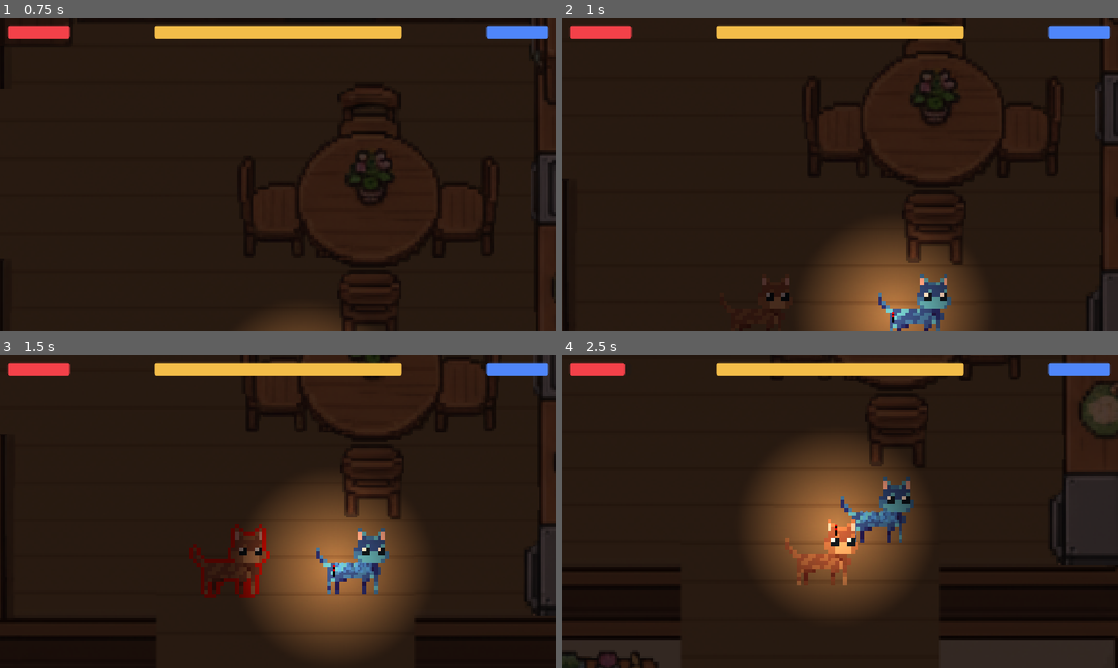
Above: before the commit, frames 1-4 (two rows, left to right).
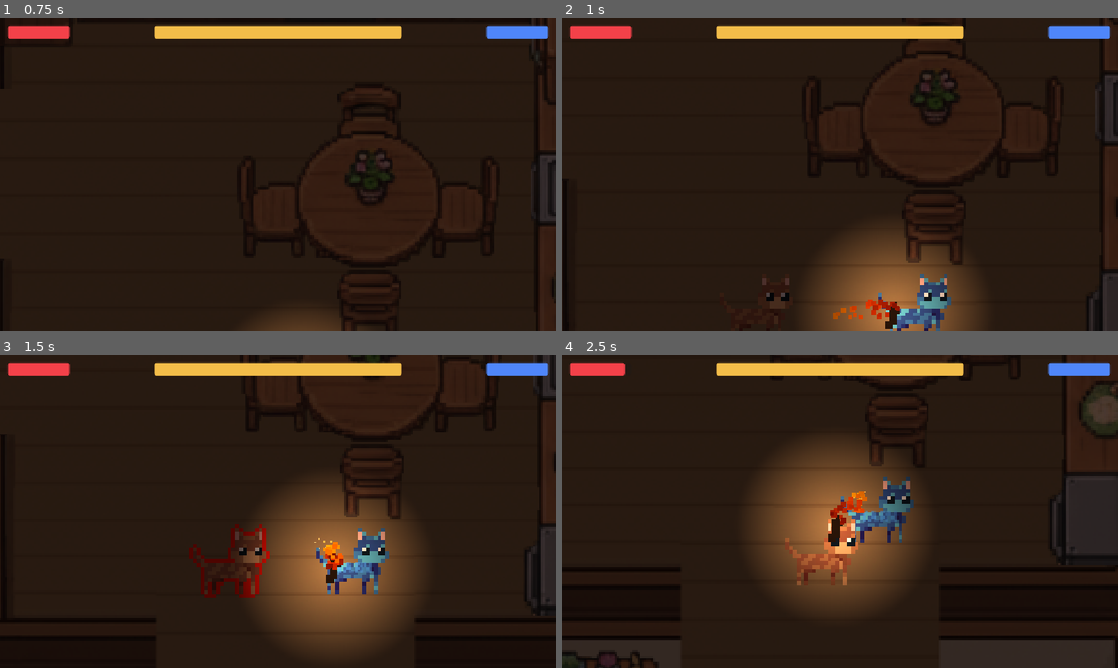
Above: after the commit, the same moments.

Repository: anqilique/GDGJam2-2025
Game: Godot game, scene res://Scenes/start_menu.tscn
Same seed, same stepped clock (60 frames per second), same inputs: the game is played once before the commit and once after it. The engine's default icon, where the game draws it, is replaced by a stand-in: a white triangle on a blue panel in a dark square.
Inputs (mouse positions are in pixels of both pictures, inside the frame that each line leads up to):
- Up to frame 1 (0.75 s): click "PLAY" at 0.5 s
- Up to frame 2 (1 s): no input
- Up to frame 3 (1.5 s): move the mouse to (400, 495) at 1.27 s; hold D (fire_cat_move_right) from 1.28 s (still down); click (400, 495) at 1.35 s
- Up to frame 4 (2.5 s): move the mouse to (728, 527) at 2.02 s; release D (fire_cat_move_right) at 2.03 s; hold S (fire_cat_move_down) from 2.03 s (still down); tap Space (yarn_cat_pass_torch) at 2.1 s

Frame 1 is identical in both runs. In frame 2, 0.4% of the frame differs, in the area x 48-61%, y 90-100%; in frame 3, 0.3%; in frame 4, 0.4%, in the area x 47-55%, y 43-60%.

Commit message:
Create Particle System Torch Flames

Diff:
--- a/Scenes/Torch.tscn
+++ b/Scenes/Torch.tscn
@@ -1,13 +1,11 @@
-[gd_scene load_steps=7 format=3 uid="uid://bm0xq7m4hiuve"]
+[gd_scene load_steps=9 format=3 uid="uid://bm0xq7m4hiuve"]
 
 [ext_resource type="Script" uid="uid://g002v8s0fgno" path="res://Scripts/Torch.gd" id="1_wced7"]
+[ext_resource type="Texture2D" uid="uid://bwtdoq30t1b87" path="res://Assets/Art/stick.png" id="2_h1t0l"]
 
 [sub_resource type="CapsuleShape2D" id="CapsuleShape2D_36sry"]
 radius = 1.0
 height = 8.0
-
-[sub_resource type="PlaceholderTexture2D" id="PlaceholderTexture2D_36sry"]
-size = Vector2(1, 6)
 
 [sub_resource type="Gradient" id="Gradient_36sry"]
 offsets = PackedFloat32Array(0, 0.88, 1)
@@ -20,8 +18,16 @@
 fill_to = Vector2(0.21028037, 0.74766356)
 
 [sub_resource type="CapsuleShape2D" id="CapsuleShape2D_wced7"]
-radius = 1.0
-height = 8.0
+radius = 2.0
+height = 14.0
+
+[sub_resource type="Curve" id="Curve_h1t0l"]
+_data = [Vector2(0, 0.9887641), 0.0, 0.0, 0, 0, Vector2(0.69767445, 0.9662922), 0.0, 0.0, 0, 0, Vector2(1, 0.19101131), 0.0, 0.0, 0, 0]
+point_count = 3
+
+[sub_resource type="Gradient" id="Gradient_beu3c"]
+offsets = PackedFloat32Array(0, 0.39726028, 0.8150685, 1)
+colors = PackedColorArray(0.34901962, 0.043137256, 0, 1, 0.7282584, 0.20369089, 0, 1, 0.8862745, 0.627451, 0, 1, 1, 1, 1, 0.8901961)
 
 [node name="Torch" type="CharacterBody2D" groups=["Torch"]]
 collision_layer = 0
@@ -34,9 +40,10 @@
 [node name="CollisionShape2D" type="CollisionShape2D" parent="Area2D"]
 shape = SubResource("CapsuleShape2D_36sry")
 
-[node name="Sprite2D" type="Sprite2D" parent="."]
-self_modulate = Color(0.983333, 1, 0, 1)
-texture = SubResource("PlaceholderTexture2D_36sry")
+[node name="Stick" type="Sprite2D" parent="."]
+modulate = Color(0.36282945, 0.36282945, 0.36282945, 1)
+position = Vector2(0, -2)
+texture = ExtResource("2_h1t0l")
 
 [node name="PointLight2D" type="PointLight2D" parent="."]
 z_index = 2
@@ -50,3 +57,23 @@
 
 [node name="CollisionShape2D" type="CollisionShape2D" parent="."]
 shape = SubResource("CapsuleShape2D_wced7")
+
+[node name="CPUParticles2D" type="CPUParticles2D" parent="."]
+position = Vector2(0, -5)
+emitting = false
+amount = 40
+lifetime = 0.2
+speed_scale = 0.3
+explosiveness = 0.1
+randomness = 1.0
+emission_shape = 2
+emission_sphere_radius = 4.0
+direction = Vector2(0, -1)
+spread = 90.0
+gravity = Vector2(0, -600)
+radial_accel_min = -50.0
+radial_accel_max = -40.0
+scale_amount_min = 2.0
+scale_amount_max = 3.0
+scale_amount_curve = SubResource("Curve_h1t0l")
+color_ramp = SubResource("Gradient_beu3c")
--- a/Scripts/Torch.gd
+++ b/Scripts/Torch.gd
@@ -10,6 +10,7 @@
 
 func _ready():
 	target = get_tree().get_first_node_in_group(Globals.torch_holder)
+	$CPUParticles2D.emitting = true
 
 
 func change_target(new_target):
Binary file added: Assets/Art/stick.png
Not shown, added: Assets/Art/stick.png.import
